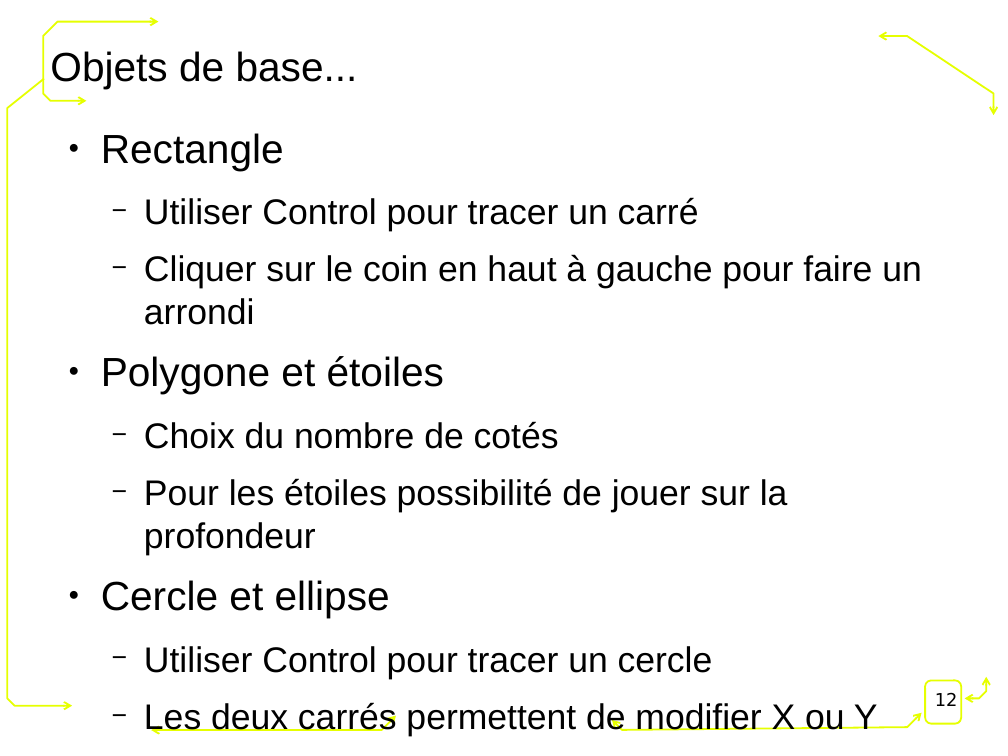
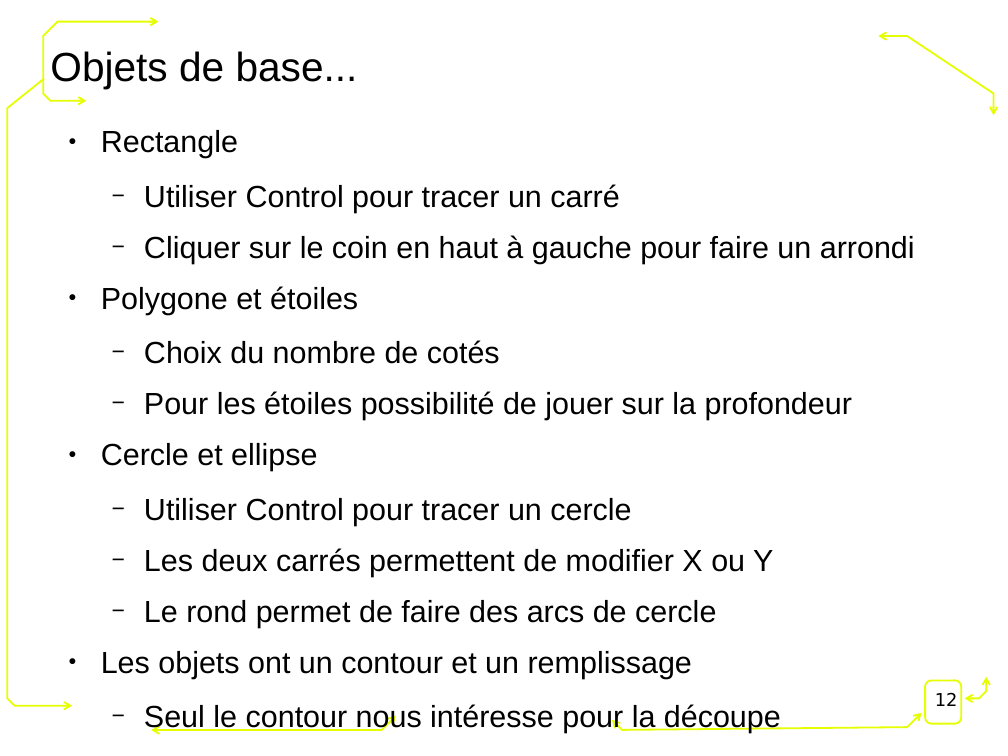
Before and after one commit to FablabLannion/Formation-Fondation-Orange, a slide deck: slide 12 of conception2D.odp. Drawn at 1008x756 pixels with LibreOffice and Linux fonts; fonts in the diff are those of the drawing; background and template pictures are left out. Boxes give left, top, right and bottom in pixels: in the first picture for what was removed or moved away, otherwise in the second. Text is boxed around its words. In the diff, an @@ line names an element or a change of style, - is before the commit and + after.

```diff
--- a/conception2D.odp
+++ b/conception2D.odp
@@ text "Rectangle" at (x1=101, y1=130, x2=915, y2=733): size 32 to 24 pt in "Rectangle", "Polygone et étoiles", "Cercle et ellipse", "Les objets ont un contour et un ..."; size 28 to 24 pt in "Utiliser Control pour tracer un carré", "Cliquer sur le coin en haut à ...", "Choix du nombre de cotés", "Pour les étoiles possibilité de jouer sur ..." and 4 more places @@
```
Also in this commit, not shown: 10 other files.
